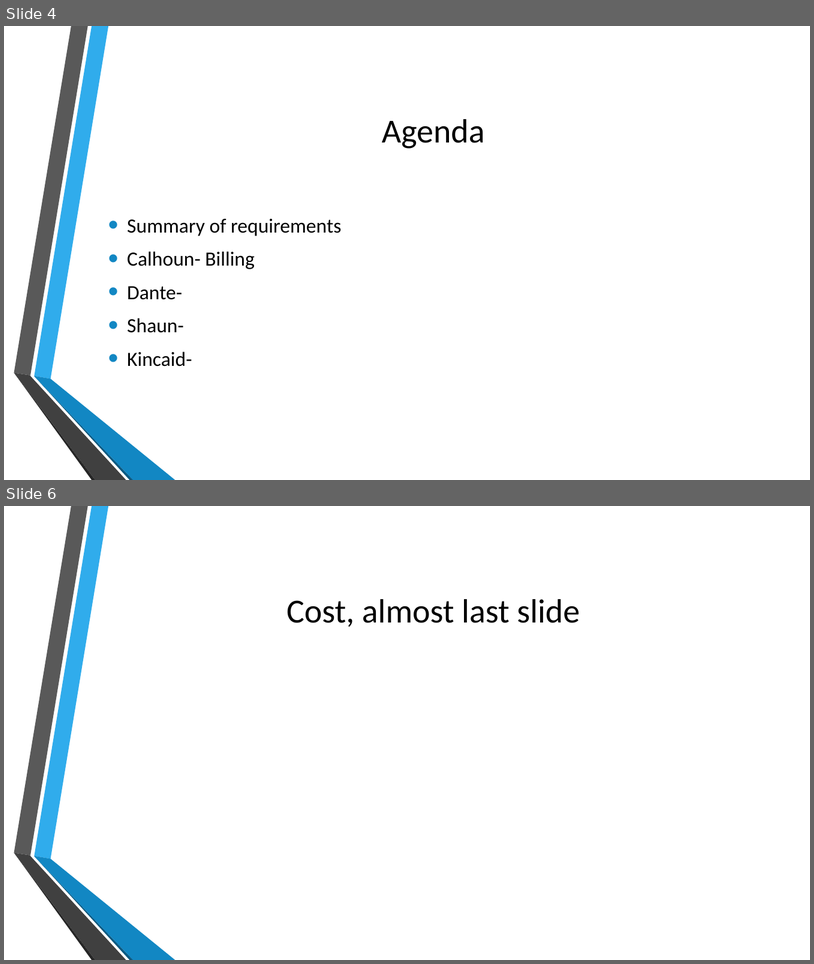
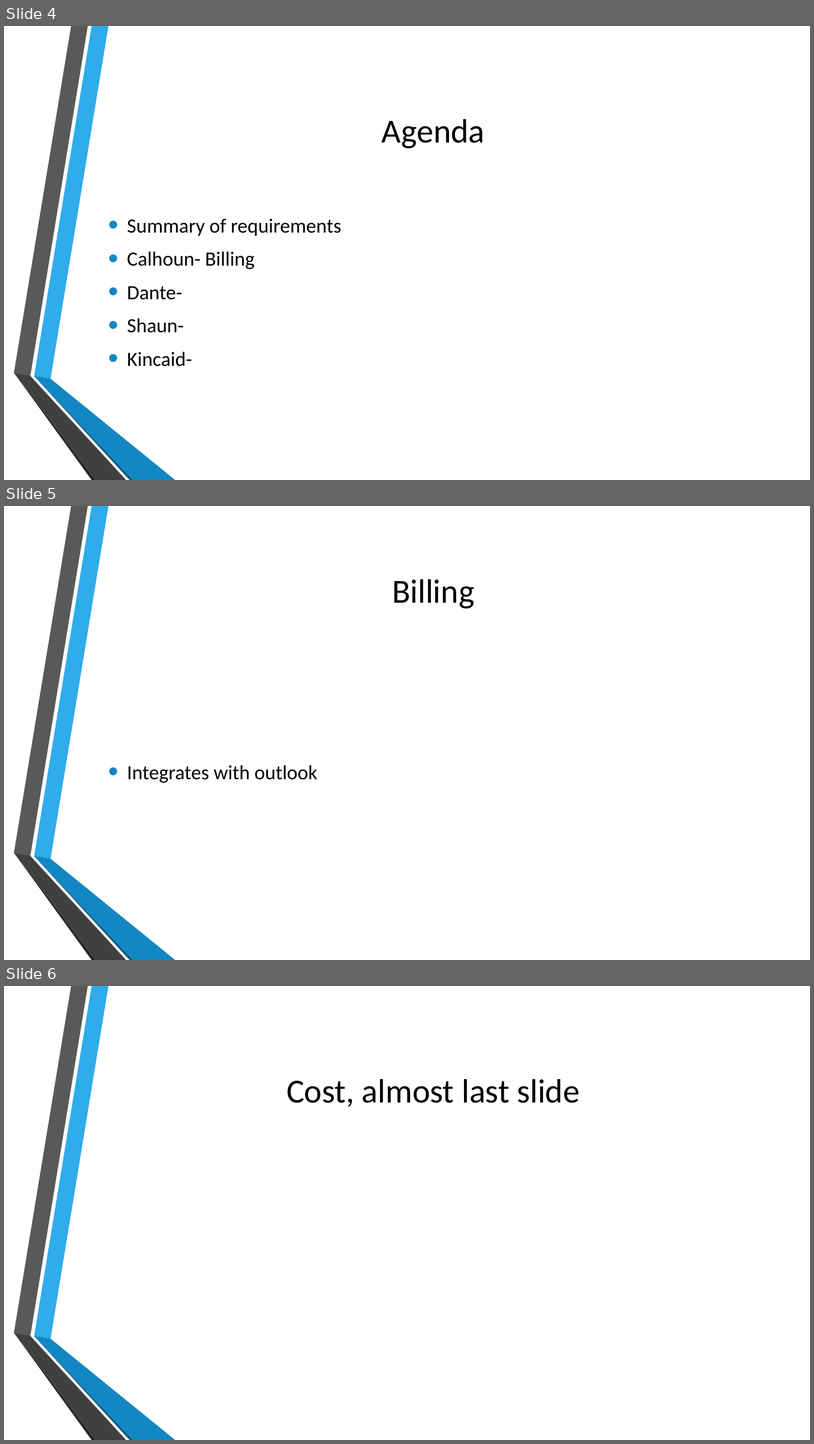
Before and after one commit to CalhounC357/4800_Tax_Boss, a slide deck: De La Riva, Bennett, Calhoun, Young; Tax_Boss.pptx. Shown one above the other, each under a label of ours: slides 4 and 6 before the commit, slides 4, 5 and 6 after it; the slides between them are not shown. The pictures are 814x964 and 814x1444 pixels, drawn with LibreOffice and Linux fonts; fonts in the diff are those of the drawing; background and template pictures are left out. Boxes give left, top, right and bottom in pixels: in the first picture for what was removed or moved away, otherwise in the second. Text is boxed around its words. In the diff, an @@ line names an element or a change of style, - is before the commit and + after.

```diff
--- a/De La Riva, Bennett, Calhoun, Young; Tax_Boss.pptx
+++ b/De La Riva, Bennett, Calhoun, Young; Tax_Boss.pptx
@@ slide 5 added at (4,506,810,960), background picture (left out); not listed: 6 template elements that a slide beside it also shows @@
@@ title added at (392,579,474,609), 40 pt, text #000000 @@
+Billing
@@ text added at (127,765,318,783), 24 pt, text #000000 @@
+• Integrates with outlook
```
Also in this commit, not shown: 1 slide removed.
